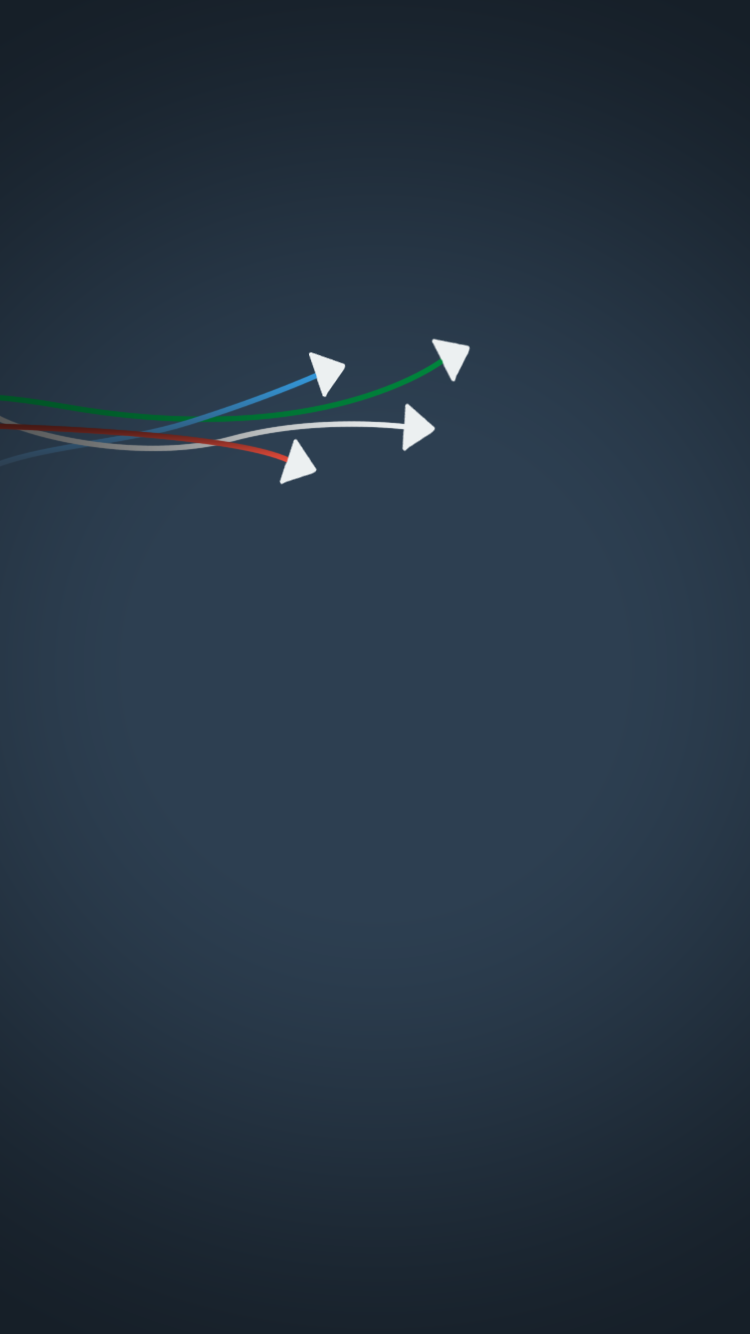
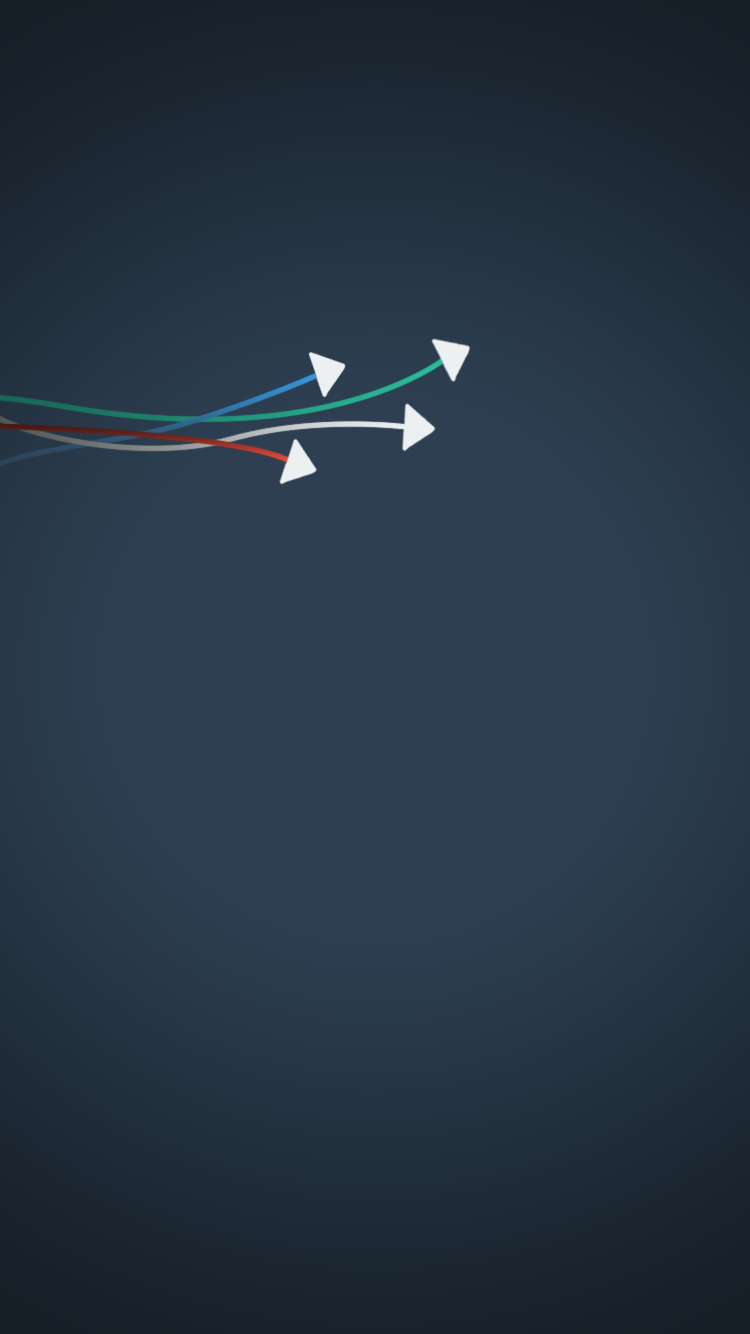
The second 750x1334 image is a revision of the first. Changes to its layers:
pixels changed over left=0, top=358, right=444, bottom=423 (layer not identified)
